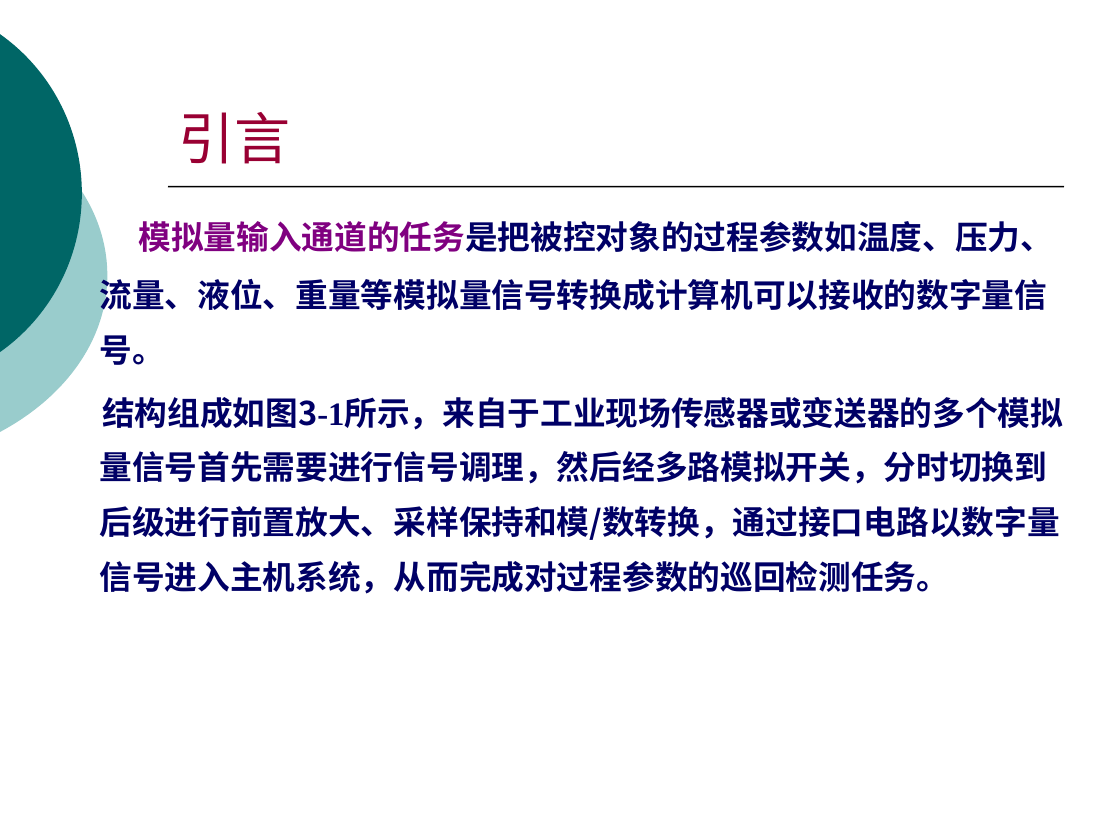
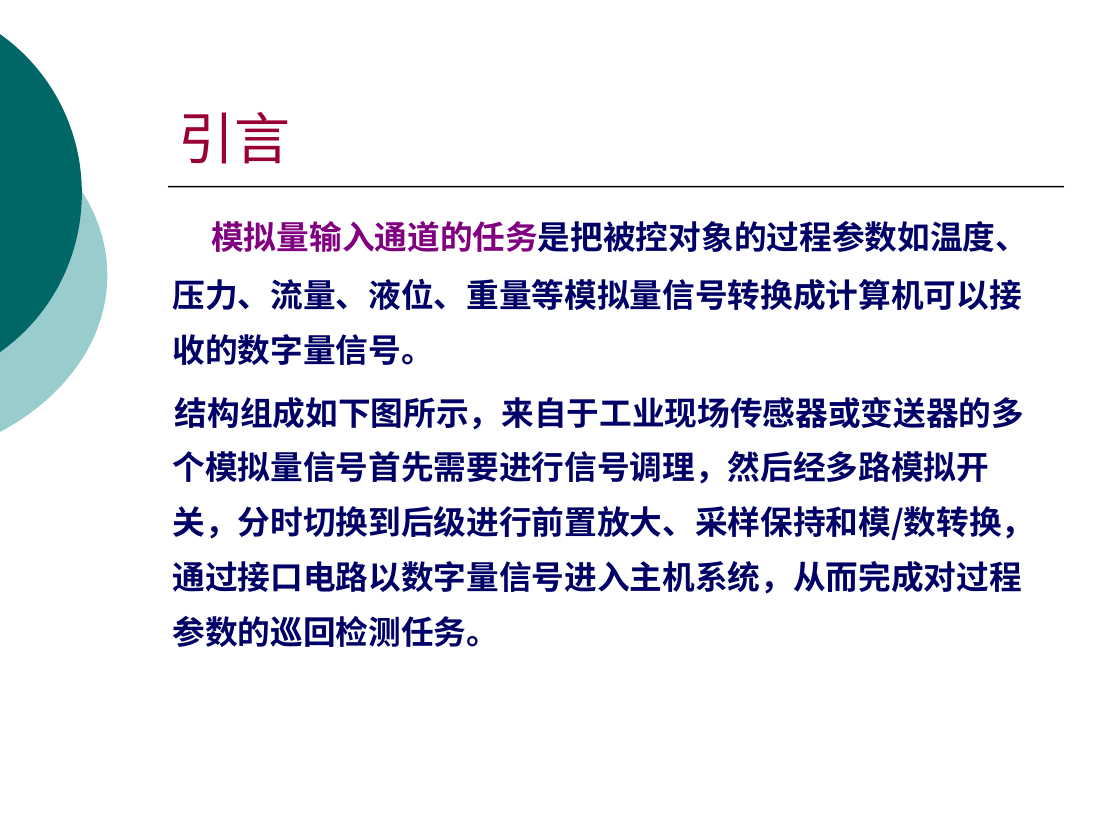
Before and after one commit to origin2007/computer_system, a slide deck: slide 5 of 02模拟输入.ppt. Drawn at 1120x840 pixels with LibreOffice and Linux fonts; fonts in the diff are those of the drawing. Boxes give left, top, right and bottom in pixels: in the first picture for what was removed or moved away, otherwise in the second. Text is boxed around its words. In the diff, an @@ line names an element or a change of style, - is before the commit and + after.

```diff
--- a/02模拟输入.ppt
+++ b/02模拟输入.ppt
@@ text "模拟量输入通道的任务是把被控对象的过程参数如温度、压力、流量、液位、重量等模拟量信号转换成计算机可以接收的数字量信号。": place and size @@
-text "模拟量输入通道的任务是把被控对象的过程参数如温度、压力、流量、液位、重量等模拟量信号转换成计算机可以接收的数字量信号。" at (100,221,1063,594)
+text "模拟量输入通道的任务是把被控对象的过程参数如温度、压力、流量、液位、重量等模拟量信号转换成计算机可以接收的数字量信号。" at (172,221,1034,647)
@@ text at (172,397,1034,647): text changed @@
-结构组成如图3-1所示，来自于工业现场传感器或变送器的多个模拟量信号首先需要进行信号调理，然后经多路模拟开关，分时切换到后级进行前置放大、采样保持和模/数转换，通过接口电路以数字量信号进入主机系统，从而完成对过程参数的巡回检测任务。
+结构组成如下图所示，来自于工业现场传感器或变送器的多个模拟量信号首先需要进行信号调理，然后经多路模拟开关，分时切换到后级进行前置放大、采样保持和模/数转换，通过接口电路以数字量信号进入主机系统，从而完成对过程参数的巡回检测任务。
```
Also in this commit, not shown: 51 other slides changed, 4 slides added, 9 slides removed, 1 other file.
